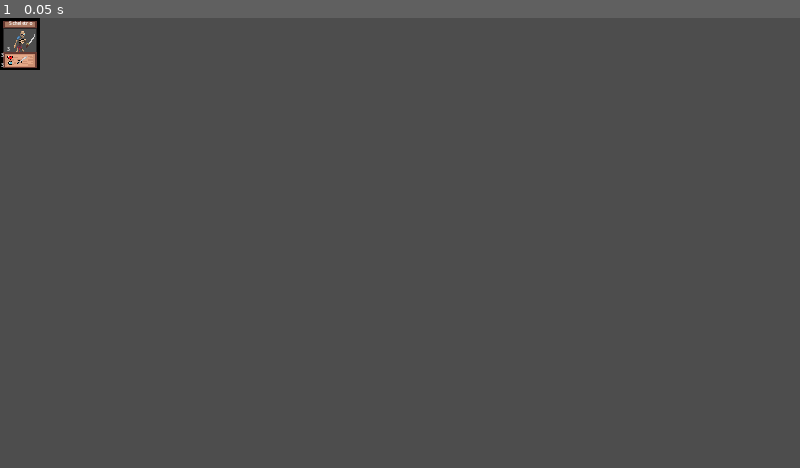
Above: before the commit, frame 1.
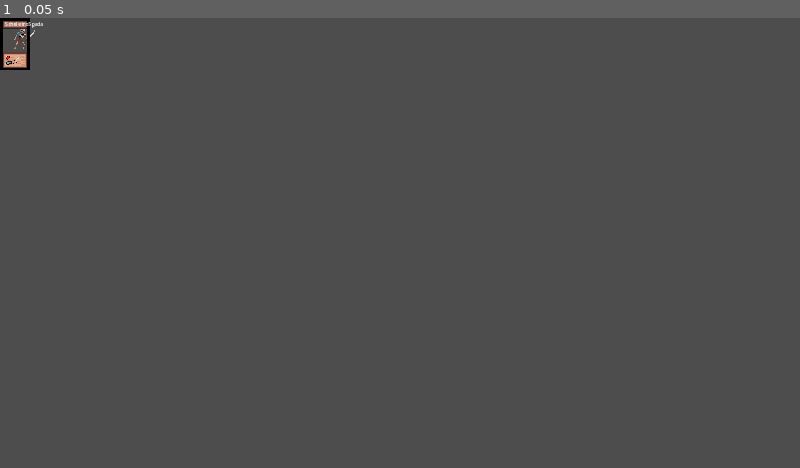
Above: after the commit, the same moment.

Repository: LLocke8/LudumDare55
Game: Godot game, scene res://Carte/carta.tscn
Two runs of this game, one before a commit and one after it. Both use one fixed random seed, a clock stepped at 60 frames per second and the inputs below.
Inputs:
- Up to frame 1 (0.05 s): no input

The runs differ from the first frame. In frame 1, 0.3% of the frame differs, in the area x 0-6%, y 0-12%.

Commit message:
Script Carte
Funzione per mostrare le carte ottenute con le loro statistiche

Diff:
--- a/Carte/carta.gd
+++ b/Carte/carta.gd
@@ -10,8 +10,12 @@
 
 # Called when the node enters the scene tree for the first time.
 func _ready():
-	print(ImgCarta)
+	print(InfoCarta)
 	$Sfondo.texture = load(ImgCarta)
+	var attacco = str(InfoCarta[1])
+	var vita = str(InfoCarta[2])
+	var costo = str(InfoCarta[3])
+	$barre/TopBarra/Nome/CenterContainer/nome.text = NomeCarta
 
 
 # Called every frame. 'delta' is the elapsed time since the previous frame.
--- a/Carte/carta.tscn
+++ b/Carte/carta.tscn
@@ -1,63 +1,84 @@
-[gd_scene load_steps=3 format=3 uid="uid://bqhera20j2q51"]
+[gd_scene load_steps=4 format=3 uid="uid://bqhera20j2q51"]
 
 [ext_resource type="Script" path="res://Carte/carta.gd" id="1_umsgb"]
 [ext_resource type="Texture2D" uid="uid://21tsr2c6djvl" path="res://Carte/Grafiche/Bordo.png" id="2_sbimr"]
+[ext_resource type="FontFile" uid="uid://dg2dk23norgen" path="res://font/Comfortaa-Bold.ttf" id="3_6nisj"]
 
 [node name="Carta" type="MarginContainer"]
 offset_right = 48.0
-offset_bottom = 82.0
-pivot_offset = Vector2(24, 41)
+offset_bottom = 84.0
+pivot_offset = Vector2(24, 42)
 script = ExtResource("1_umsgb")
 
 [node name="Sfondo" type="TextureRect" parent="."]
 layout_mode = 2
+stretch_mode = 2
 
 [node name="Bordo" type="TextureRect" parent="."]
 layout_mode = 2
 texture = ExtResource("2_sbimr")
+stretch_mode = 2
 
-[node name="MarginContainer" type="MarginContainer" parent="."]
-layout_mode = 2
-theme_override_constants/margin_left = 2
-theme_override_constants/margin_top = 2
-theme_override_constants/margin_right = 2
-theme_override_constants/margin_bottom = 2
-
-[node name="VBoxContainer" type="VBoxContainer" parent="MarginContainer"]
+[node name="barre" type="VBoxContainer" parent="."]
 layout_mode = 2
 
-[node name="Label" type="Label" parent="MarginContainer/VBoxContainer"]
+[node name="topgap" type="MarginContainer" parent="barre"]
 layout_mode = 2
+
+[node name="TopBarra" type="HBoxContainer" parent="barre"]
+custom_minimum_size = Vector2(1, 1)
+layout_mode = 2
+size_flags_horizontal = 0
 size_flags_vertical = 0
+
+[node name="MarginContainer" type="MarginContainer" parent="barre/TopBarra"]
+custom_minimum_size = Vector2(4, 6)
+layout_mode = 2
+
+[node name="Nome" type="MarginContainer" parent="barre/TopBarra"]
+layout_direction = 3
+layout_mode = 2
+
+[node name="CenterContainer" type="CenterContainer" parent="barre/TopBarra/Nome"]
+layout_mode = 2
+
+[node name="nome" type="Label" parent="barre/TopBarra/Nome/CenterContainer"]
+layout_mode = 2
 theme_override_font_sizes/font_size = 8
-text = " Scheletro"
-horizontal_alignment = 1
-vertical_alignment = 2
+text = "scheletro"
 
-[node name="VBoxContainer" type="VBoxContainer" parent="MarginContainer/VBoxContainer"]
-layout_mode = 2
-size_flags_vertical = 3
-alignment = 2
-
-[node name="HBoxContainer" type="HBoxContainer" parent="MarginContainer/VBoxContainer/VBoxContainer"]
+[node name="Gapdellacorsiacentrale" type="MarginContainer" parent="barre"]
 layout_mode = 2
 size_flags_vertical = 3
 
-[node name="VBoxContainer" type="VBoxContainer" parent="MarginContainer/VBoxContainer/VBoxContainer/HBoxContainer"]
+[node name="TopBarra2" type="HBoxContainer" parent="barre"]
+custom_minimum_size = Vector2(48, 1)
 layout_mode = 2
-alignment = 2
+size_flags_horizontal = 0
+size_flags_vertical = 0
 
-[node name="Label2" type="Label" parent="MarginContainer/VBoxContainer/VBoxContainer/HBoxContainer/VBoxContainer"]
+[node name="MarginContainer" type="MarginContainer" parent="barre/TopBarra2"]
+custom_minimum_size = Vector2(4, 6)
 layout_mode = 2
-theme_override_font_sizes/font_size = 8
-text = "3"
 
-[node name="Label" type="Label" parent="MarginContainer/VBoxContainer/VBoxContainer/HBoxContainer/VBoxContainer"]
+[node name="MarginContainer3" type="MarginContainer" parent="barre/TopBarra2"]
+layout_direction = 3
 layout_mode = 2
-theme_override_font_sizes/font_size = 8
-text = "3"
 
-[node name="Label" type="Label" parent="MarginContainer/VBoxContainer/VBoxContainer/HBoxContainer"]
+[node name="CenterContainer" type="CenterContainer" parent="barre/TopBarra2/MarginContainer3"]
+custom_minimum_size = Vector2(20, 24)
 layout_mode = 2
-theme_override_font_sizes/font_size = 8
-text = "3"
+
+[node name="Mana" type="Label" parent="barre/TopBarra2/MarginContainer3/CenterContainer"]
+layout_mode = 2
+theme_override_colors/font_color = Color(0, 0, 0, 1)
+theme_override_colors/font_shadow_color = Color(0, 0, 0, 1)
+theme_override_constants/shadow_offset_x = 0
+theme_override_constants/shadow_offset_y = 0
+theme_override_fonts/font = ExtResource("3_6nisj")
+theme_override_font_sizes/font_size = 7
+text = "2"
+
+[node name="MarginContainer2" type="MarginContainer" parent="barre/TopBarra2"]
+custom_minimum_size = Vector2(1, 0)
+layout_mode = 2
Binary file added: font/Comfortaa-Bold.ttf
Not shown, added: font/Comfortaa-Bold.ttf.import
